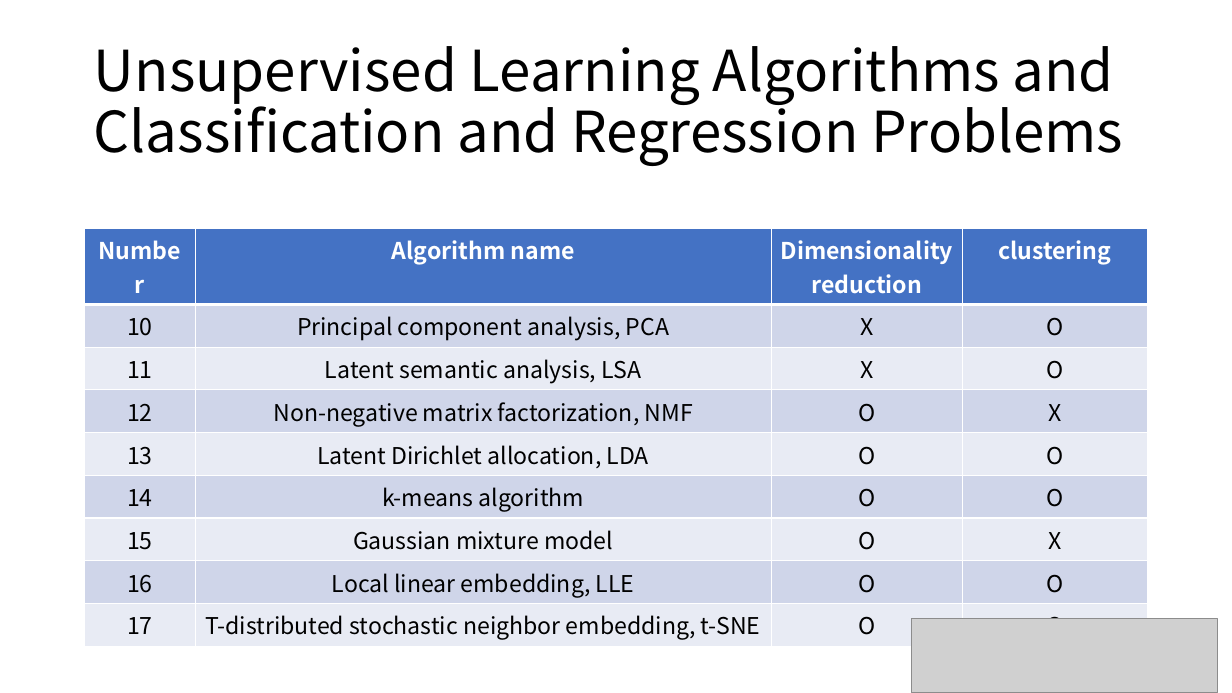
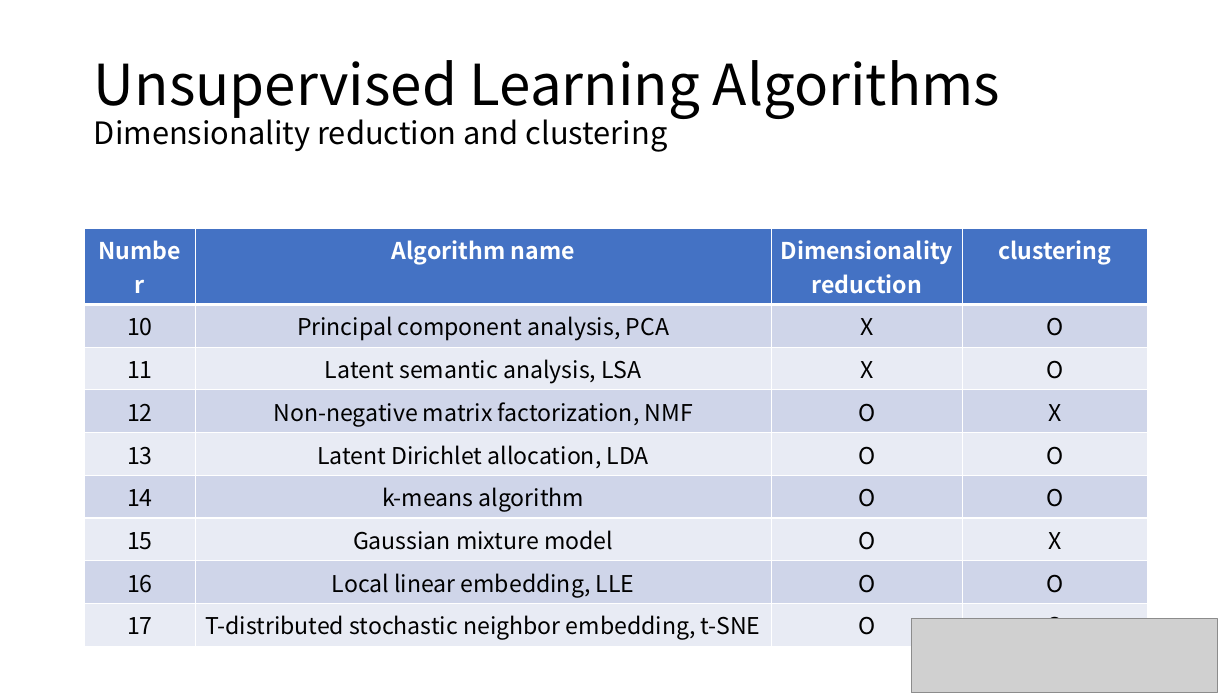
Before and after one commit to majorWallet/Machine_Learning_Algorithms_Library, a slide deck: slide 10 of 1-1_Introducing_MachineLearning.pptx. Drawn at 1232x693 pixels with LibreOffice and Linux fonts; fonts in the diff are those of the drawing; grey boxes stand for pictures. Boxes give left, top, right and bottom in pixels: in the first picture for what was removed or moved away, otherwise in the second. Text is boxed around its words. In the diff, an @@ line names an element or a change of style, - is before the commit and + after.

```diff
--- a/1-1_Introducing_MachineLearning.pptx
+++ b/1-1_Introducing_MachineLearning.pptx
@@ title at [94, 60, 1000, 152]: text changed; size 44 to 24 pt @@
-Unsupervised Learning Algorithms and
-Classification and Regression Problems
+Unsupervised Learning Algorithms
+Dimensionality reduction and clustering
```
Also in this commit, not shown: 1 other slide changed, 11 other files.
